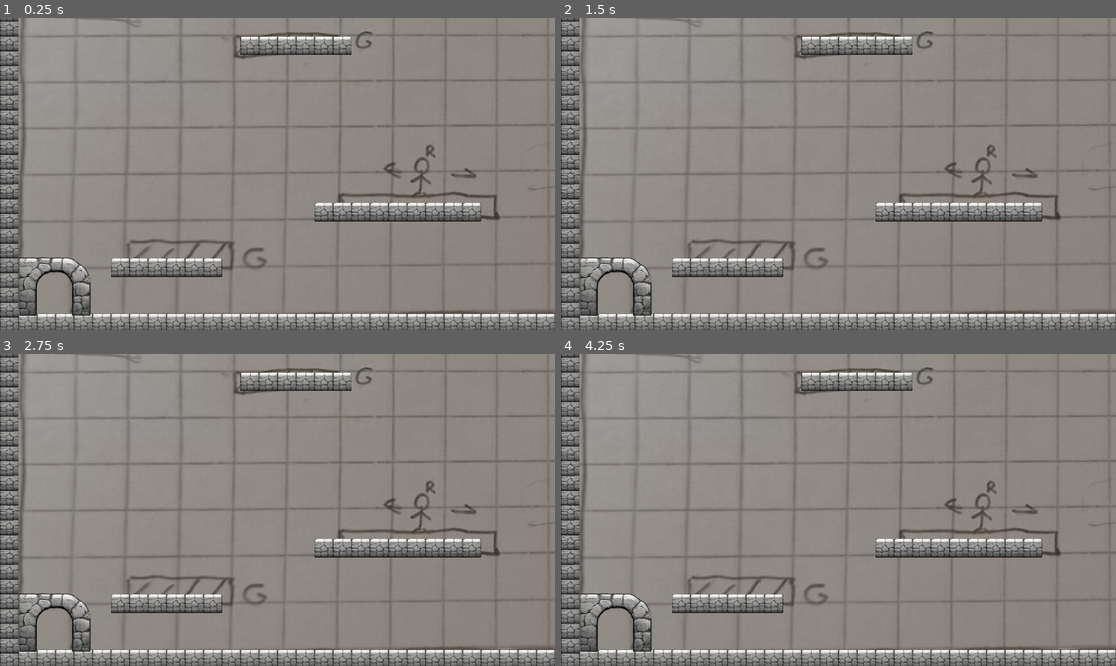
Above: before the commit, frames 1-4 (two rows, left to right).
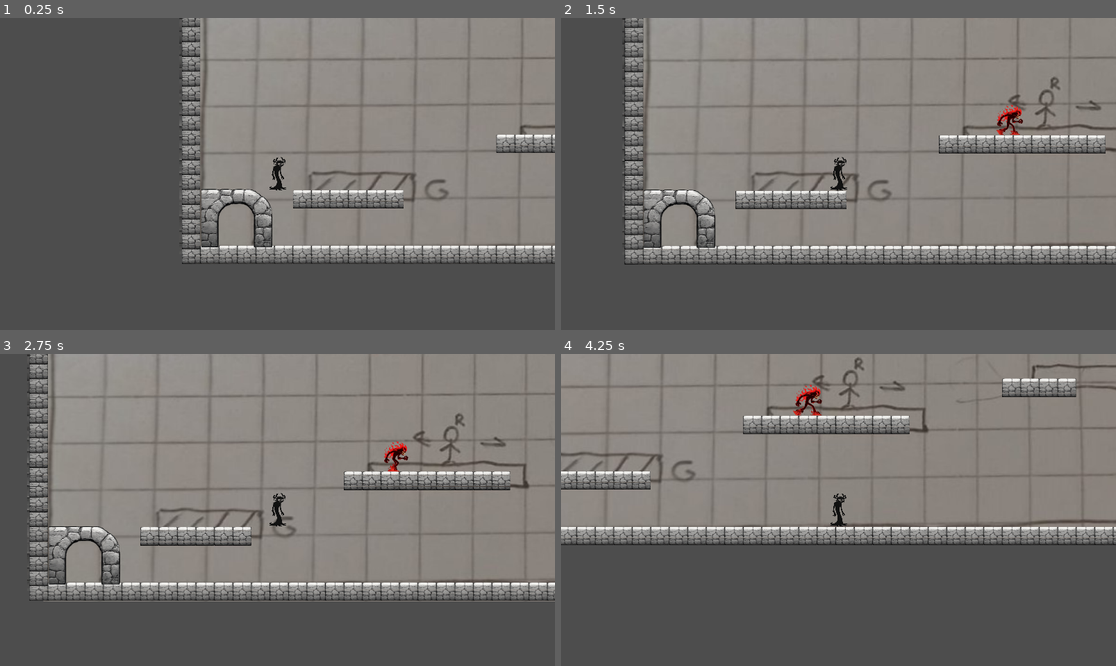
Above: after the commit, the same moments.

Repository: Luciosv/run-mask
Game: Godot game, scene res://scenes/tutorial.tscn
Two runs of this game, one before a commit and one after it. Both use one fixed random seed, a clock stepped at 60 frames per second and the inputs below. This scene is started directly instead of the project's main scene.
Inputs:
- Up to frame 1 (0.25 s): no input
- Up to frame 2 (1.5 s): hold Space (jump) 0.53-1.28 s; hold D (right) from 0.53 s (still down); tap K (blue_color) at 1.35 s
- Up to frame 3 (2.75 s): tap Space (jump) at 1.52, 1.55, 1.82 s; release D (right) at 2.03 s; hold A (left) from 2.03 s (still down); hold Space (jump) from 2.03 s (still down); tap L (green_color) at 2.1 s
- Up to frame 4 (4.25 s): release A (left) at 2.78 s; release Space (jump) at 2.78 s; hold D (right) from 2.78 s (still down); tap J (red_color) at 2.85 s; tap Space (jump) at 3.02, 3.05, 3.32 s; hold Space (jump) from 3.53 s (still down)

The runs differ from the first frame. In frame 1, 56% of the frame differs, in the area x 0-100%, y 0-100%; in frame 2, 43%; in frame 3, 39%; in frame 4, 50%.

Commit message:
agregue los enemigos y el jugador al primer nivel, los enemigos no estan terminados aun

Diff:
--- a/prefabs/player.tscn
+++ /dev/null
@@ -1,84 +0,0 @@
-[gd_scene format=3 uid="uid://djop12j4o3nes"]
-
-[ext_resource type="Texture2D" uid="uid://byweqxklmlwqs" path="res://art/Sprites/PlayerIDLE.png" id="1_4dohe"]
-[ext_resource type="Texture2D" uid="uid://cv3pej1pai8dx" path="res://art/Sprites/PlayerJump.png" id="2_r66lb"]
-
-[sub_resource type="AtlasTexture" id="AtlasTexture_rrkui"]
-atlas = ExtResource("1_4dohe")
-region = Rect2(0, 0, 177, 332)
-
-[sub_resource type="AtlasTexture" id="AtlasTexture_dov2i"]
-atlas = ExtResource("1_4dohe")
-region = Rect2(354, 0, 177, 332)
-
-[sub_resource type="AtlasTexture" id="AtlasTexture_duxst"]
-atlas = ExtResource("1_4dohe")
-region = Rect2(177, 0, 177, 332)
-
-[sub_resource type="AtlasTexture" id="AtlasTexture_pjdnx"]
-atlas = ExtResource("2_r66lb")
-region = Rect2(442, 0, 221, 278)
-
-[sub_resource type="AtlasTexture" id="AtlasTexture_afgh4"]
-atlas = ExtResource("2_r66lb")
-region = Rect2(221, 0, 221, 278)
-
-[sub_resource type="SpriteFrames" id="SpriteFrames_7w1e1"]
-animations = [{
-"frames": [{
-"duration": 2.0,
-"texture": SubResource("AtlasTexture_rrkui")
-}, {
-"duration": 1.0,
-"texture": SubResource("AtlasTexture_dov2i")
-}, {
-"duration": 1.0,
-"texture": SubResource("AtlasTexture_duxst")
-}],
-"loop": true,
-"name": &"Idle",
-"speed": 5.0
-}, {
-"frames": [{
-"duration": 1.0,
-"texture": SubResource("AtlasTexture_pjdnx")
-}],
-"loop": true,
-"name": &"Jump_down",
-"speed": 5.0
-}, {
-"frames": [{
-"duration": 1.0,
-"texture": SubResource("AtlasTexture_dov2i")
-}, {
-"duration": 1.0,
-"texture": SubResource("AtlasTexture_duxst")
-}],
-"loop": false,
-"name": &"Jump_end",
-"speed": 5.0
-}, {
-"frames": [{
-"duration": 1.0,
-"texture": SubResource("AtlasTexture_rrkui")
-}, {
-"duration": 1.0,
-"texture": SubResource("AtlasTexture_dov2i")
-}],
-"loop": false,
-"name": &"Jump_start",
-"speed": 5.0
-}, {
-"frames": [{
-"duration": 1.0,
-"texture": SubResource("AtlasTexture_afgh4")
-}],
-"loop": true,
-"name": &"Jump_up",
-"speed": 5.0
-}]
-
-[node name="Animations" type="AnimatedSprite2D" unique_id=1606225793]
-scale = Vector2(0.12217506, 0.12217506)
-sprite_frames = SubResource("SpriteFrames_7w1e1")
-animation = &"Idle"
--- a/scenes/Enemies/blue_enemy.tscn
+++ b/scenes/Enemies/blue_enemy.tscn
@@ -73,16 +73,15 @@
 }]
 
 [sub_resource type="CircleShape2D" id="CircleShape2D_k5bnt"]
-radius = 16.0
+radius = 100.97524
 
 [sub_resource type="CircleShape2D" id="CircleShape2D_7daao"]
-radius = 178.71765
+radius = 557.02246
 
 [node name="BlueEnemy" type="CharacterBody2D" unique_id=2087932859]
 script = ExtResource("1_k5bnt")
 
 [node name="Sprite" type="AnimatedSprite2D" parent="." unique_id=1567321002]
-scale = Vector2(0.17718251, 0.17718251)
 sprite_frames = SubResource("SpriteFrames_gduht")
 animation = &"BlueIDLE"
 autoplay = "BlueIDLE"
--- /dev/null
+++ b/scenes/Enemies/green_enemy.tscn
@@ -0,0 +1,53 @@
+[gd_scene format=3 uid="uid://cuo7aerv44sdf"]
+
+[ext_resource type="Script" uid="uid://dpjthhh4wcmio" path="res://scripts/enemy/green_enemy.gd" id="1_g42tt"]
+[ext_resource type="Texture2D" uid="uid://cjfejhgapom6g" path="res://art/Sprites/Diseño sin título (9).png" id="2_0anm6"]
+
+[sub_resource type="CircleShape2D" id="CircleShape2D_g4vm1"]
+radius = 57.07889
+
+[sub_resource type="AtlasTexture" id="AtlasTexture_fqoqr"]
+atlas = ExtResource("2_0anm6")
+region = Rect2(0, 0, 171, 178)
+
+[sub_resource type="AtlasTexture" id="AtlasTexture_58gos"]
+atlas = ExtResource("2_0anm6")
+region = Rect2(171, 0, 171, 178)
+
+[sub_resource type="AtlasTexture" id="AtlasTexture_yws75"]
+atlas = ExtResource("2_0anm6")
+region = Rect2(342, 0, 171, 178)
+
+[sub_resource type="SpriteFrames" id="SpriteFrames_ubi10"]
+animations = [{
+"frames": [{
+"duration": 1.0,
+"texture": SubResource("AtlasTexture_fqoqr")
+}, {
+"duration": 1.0,
+"texture": SubResource("AtlasTexture_58gos")
+}, {
+"duration": 1.0,
+"texture": SubResource("AtlasTexture_yws75")
+}],
+"loop": true,
+"name": &"idle",
+"speed": 5.0
+}]
+
+[node name="GreenEnemy" type="CharacterBody2D" unique_id=323755692]
+collision_layer = 2
+collision_mask = 4
+script = ExtResource("1_g42tt")
+color = 2
+
+[node name="CollisionShape2D" type="CollisionShape2D" parent="." unique_id=506972954]
+position = Vector2(0, 17)
+shape = SubResource("CircleShape2D_g4vm1")
+
+[node name="Sprite" type="AnimatedSprite2D" parent="." unique_id=251368456]
+sprite_frames = SubResource("SpriteFrames_ubi10")
+animation = &"idle"
+autoplay = "idle"
+frame = 1
+frame_progress = 0.54297674
--- a/scenes/Enemies/red_enemy.tscn
+++ b/scenes/Enemies/red_enemy.tscn
@@ -47,17 +47,17 @@
 }]
 
 [sub_resource type="CapsuleShape2D" id="CapsuleShape2D_dn13x"]
-radius = 12.0
-height = 38.0
+radius = 78.0
+height = 228.0
 
 [node name="RedEnemy" type="CharacterBody2D" unique_id=190207833]
 collision_layer = 2
-collision_mask = 5
+collision_mask = 4
+platform_floor_layers = 4294967044
 script = ExtResource("1_b823v")
 
 [node name="Sprite" type="AnimatedSprite2D" parent="." unique_id=1678906617]
 z_index = 1
-scale = Vector2(0.16517851, 0.1651785)
 sprite_frames = SubResource("SpriteFrames_b823v")
 animation = &"Walk"
 autoplay = "Walk"
--- a/scenes/PlayerPruebas.tscn
+++ b/scenes/PlayerPruebas.tscn
@@ -3195,18 +3195,10 @@
 
 [node name="Player" parent="." unique_id=234454025 instance=ExtResource("9_rmbnr")]
 position = Vector2(100.625015, 279.06253)
-maxSpeed = 300.0
-directionalSnap = true
-jumpHeight = 5.0
-gravityScale = 9.0
-terminalVelocity = 650.0
-coyoteTime = 0.12
-jumpBuffering = 0.12
-wallJump = true
-inputPauseAfterWallJump = 0.033
-dashType = 1
-dashLength = 2.0
-correctionAmount = 1.2
+max_speed = 300.0
+air_control = 1.2
+jump_height = 150.0
+fall_gravity_multiplier = 1.7
 
 [node name="RedEnemy" parent="." unique_id=190207833 instance=ExtResource("10_el1vc")]
 position = Vector2(283.12506, 90.62501)
--- a/scenes/player/player.tscn
+++ b/scenes/player/player.tscn
@@ -1,23 +1,52 @@
 [gd_scene format=3 uid="uid://bacgna3cdssj0"]
 
 [ext_resource type="Script" uid="uid://oeumuoecslfc" path="res://scripts/player/player.gd" id="1_dovo2"]
-[ext_resource type="Texture2D" uid="uid://dslgcgopyg55a" path="res://art/Sprites/RedEnemy.png" id="2_dovo2"]
+[ext_resource type="Texture2D" uid="uid://byweqxklmlwqs" path="res://art/Sprites/PlayerIDLE.png" id="2_dovo2"]
 
 [sub_resource type="CapsuleShape2D" id="CapsuleShape2D_gmlin"]
-radius = 7.0
-height = 36.0
+radius = 57.0
+height = 328.0
 
-[node name="Player" type="CharacterBody2D" unique_id=234454025 node_paths=PackedStringArray("PlayerSprite", "PlayerCollider")]
-collision_mask = 6
-platform_floor_layers = 4294967041
+[sub_resource type="AtlasTexture" id="AtlasTexture_gmlin"]
+atlas = ExtResource("2_dovo2")
+region = Rect2(0, 0, 177, 332)
+
+[sub_resource type="AtlasTexture" id="AtlasTexture_lvxji"]
+atlas = ExtResource("2_dovo2")
+region = Rect2(177, 0, 177, 332)
+
+[sub_resource type="AtlasTexture" id="AtlasTexture_p47bc"]
+atlas = ExtResource("2_dovo2")
+region = Rect2(354, 0, 177, 332)
+
+[sub_resource type="SpriteFrames" id="SpriteFrames_75vfm"]
+animations = [{
+"frames": [{
+"duration": 1.0,
+"texture": SubResource("AtlasTexture_gmlin")
+}, {
+"duration": 1.0,
+"texture": SubResource("AtlasTexture_lvxji")
+}, {
+"duration": 1.0,
+"texture": SubResource("AtlasTexture_p47bc")
+}],
+"loop": true,
+"name": &"idle",
+"speed": 5.0
+}]
+
+[node name="Player" type="CharacterBody2D" unique_id=234454025]
+collision_mask = 4
+platform_floor_layers = 4294967044
 script = ExtResource("1_dovo2")
-PlayerSprite = NodePath("Animations")
-PlayerCollider = NodePath("CollisionShape2D")
-jump = true
-idle = true
-falling = true
 
 [node name="CollisionShape2D" type="CollisionShape2D" parent="." unique_id=1426527528]
 shape = SubResource("CapsuleShape2D_gmlin")
 
-[node name="Animations" parent="." unique_id=1606225793 instance=ExtResource("2_dovo2")]
+[node name="AnimatedSprite2D" type="AnimatedSprite2D" parent="." unique_id=1921289559]
+sprite_frames = SubResource("SpriteFrames_75vfm")
+animation = &"idle"
+autoplay = "idle"
+
+[node name="Camera2D" type="Camera2D" parent="." unique_id=262931435]
--- a/scenes/tutorial.tscn
+++ b/scenes/tutorial.tscn
@@ -1,9 +1,13 @@
-[gd_scene format=4 uid="uid://d2v6l2ipof00o"]
+[gd_scene format=4 uid="uid://c2mr650v1wblg"]
 
 [ext_resource type="Texture2D" uid="uid://dt0ix3umnjfva" path="res://art/Sprites/Background.png" id="1_c13y7"]
 [ext_resource type="Texture2D" uid="uid://c8cjqfdjimce5" path="res://art/Sprites/TutorialBGGuide.jpeg" id="2_8ho6b"]
 [ext_resource type="Texture2D" uid="uid://okhyvt44jc76" path="res://art/Sprites/Block11.png" id="3_ph3nu"]
 [ext_resource type="Texture2D" uid="uid://14fdmvel5nm5" path="res://art/Sprites/Arc.png" id="4_4kmhl"]
+[ext_resource type="PackedScene" uid="uid://bacgna3cdssj0" path="res://scenes/player/player.tscn" id="5_cq4me"]
+[ext_resource type="PackedScene" uid="uid://dp20uee87x730" path="res://scenes/Enemies/red_enemy.tscn" id="6_6yjpi"]
+[ext_resource type="PackedScene" uid="uid://cuo7aerv44sdf" path="res://scenes/Enemies/green_enemy.tscn" id="7_ckvwl"]
+[ext_resource type="PackedScene" uid="uid://c2wwu61l344gc" path="res://scenes/Enemies/blue_enemy.tscn" id="8_nlqja"]
 
 [sub_resource type="TileSetAtlasSource" id="TileSetAtlasSource_8ho6b"]
 texture = ExtResource("1_c13y7")
@@ -4348,64 +4352,100 @@
 margins = Vector2i(2, 1)
 texture_region_size = Vector2i(16, 15)
 0:0/0 = 0
+0:0/0/physics_layer_0/polygon_0/points = PackedVector2Array(-8, -8, 8, -8, 8, 8, -8, 8)
 1:0/0 = 0
+1:0/0/physics_layer_0/polygon_0/points = PackedVector2Array(-8, -8, 8, -8, 8, 8, -8, 8)
 2:0/0 = 0
+2:0/0/physics_layer_0/polygon_0/points = PackedVector2Array(-8, -8, 8, -8, 8, 8, -8, 8)
 3:0/0 = 0
+3:0/0/physics_layer_0/polygon_0/points = PackedVector2Array(-8, -8, 8, -8, 8, 8, -8, 8)
 4:0/0 = 0
+4:0/0/physics_layer_0/polygon_0/points = PackedVector2Array(-8, -8, 8, -8, 8, 8, -8, 8)
 0:1/0 = 0
+0:1/0/physics_layer_0/polygon_0/points = PackedVector2Array(-8, -8, 8, -8, 8, 8, -8, 8)
 1:1/0 = 0
 2:1/0 = 0
 3:1/0 = 0
 4:1/0 = 0
+4:1/0/physics_layer_0/polygon_0/points = PackedVector2Array(-8, -8, 8, -8, 8, 8, -8, 8)
 0:2/0 = 0
+0:2/0/physics_layer_0/polygon_0/points = PackedVector2Array(-8, -8, 8, -8, 8, 8, -8, 8)
 1:2/0 = 0
 2:2/0 = 0
 3:2/0 = 0
 4:2/0 = 0
+4:2/0/physics_layer_0/polygon_0/points = PackedVector2Array(-8, -8, 8, -8, 8, 8, -8, 8)
 0:3/0 = 0
+0:3/0/physics_layer_0/polygon_0/points = PackedVector2Array(-8, -8, 8, -8, 8, 8, -8, 8)
 1:3/0 = 0
 2:3/0 = 0
 3:3/0 = 0
 4:3/0 = 0
+4:3/0/physics_layer_0/polygon_0/points = PackedVector2Array(-8, -8, 8, -8, 8, 8, -8, 8)
 0:4/0 = 0
+0:4/0/physics_layer_0/polygon_0/points = PackedVector2Array(-8, -8, 8, -8, 8, 8, -8, 8)
 1:4/0 = 0
+1:4/0/physics_layer_0/polygon_0/points = PackedVector2Array(-8, -8, 8, -8, 8, 8, -8, 8)
 2:4/0 = 0
+2:4/0/physics_layer_0/polygon_0/points = PackedVector2Array(-8, -8, 8, -8, 8, 8, -8, 8)
 3:4/0 = 0
+3:4/0/physics_layer_0/polygon_0/points = PackedVector2Array(-8, -8, 8, -8, 8, 8, -8, 8)
 4:4/0 = 0
+4:4/0/physics_layer_0/polygon_0/points = PackedVector2Array(-8, -8, 8, -8, 8, 8, -8, 8)
 
 [sub_resource type="TileSet" id="TileSet_cq4me"]
+physics_layer_0/collision_layer = 4
+physics_layer_0/collision_mask = 3
 sources/0 = SubResource("TileSetAtlasSource_4kmhl")
 
 [sub_resource type="TileSetAtlasSource" id="TileSetAtlasSource_6yjpi"]
 texture = ExtResource("3_ph3nu")
 texture_region_size = Vector2i(16, 15)
 0:0/0 = 0
+0:0/0/physics_layer_0/polygon_0/points = PackedVector2Array(-8, -8, 8, -8, 8, 8, -8, 8)
 1:0/0 = 0
+1:0/0/physics_layer_0/polygon_0/points = PackedVector2Array(-8, -8, 8, -8, 8, 8, -8, 8)
 2:0/0 = 0
+2:0/0/physics_layer_0/polygon_0/points = PackedVector2Array(-8, -8, 8, -8, 8, 8, -8, 8)
 3:0/0 = 0
+3:0/0/physics_layer_0/polygon_0/points = PackedVector2Array(-8, -8, 8, -8, 8, 8, -8, 8)
 4:0/0 = 0
+4:0/0/physics_layer_0/polygon_0/points = PackedVector2Array(-8, -8, 8, -8, 8, 8, -8, 8)
 0:1/0 = 0
+0:1/0/physics_layer_0/polygon_0/points = PackedVector2Array(-8, -8, 8, -8, 8, 8, -8, 8)
 1:1/0 = 0
 2:1/0 = 0
 3:1/0 = 0
 4:1/0 = 0
+4:1/0/physics_layer_0/polygon_0/points = PackedVector2Array(-8, -8, 8, -8, 8, 8, -8, 8)
 0:2/0 = 0
+0:2/0/physics_layer_0/polygon_0/points = PackedVector2Array(-8, -8, 8, -8, 8, 8, -8, 8)
 1:2/0 = 0
 2:2/0 = 0
 3:2/0 = 0
 4:2/0 = 0
+4:2/0/physics_layer_0/polygon_0/points = PackedVector2Array(-8, -8, 8, -8, 8, 8, -8, 8)
 0:3/0 = 0
+0:3/0/physics_layer_0/polygon_0/points = PackedVector2Array(-8, -8, 8, -8, 8, 8, -8, 8)
 1:3/0 = 0
 2:3/0 = 0
 3:3/0 = 0
 4:3/0 = 0
+4:3/0/physics_layer_0/polygon_0/points = PackedVector2Array(-8, -8, 8, -8, 8, 8, -8, 8)
 0:4/0 = 0
+0:4/0/physics_layer_0/polygon_0/points = PackedVector2Array(-8, -8, 8, -8, 8, 8, -8, 8)
 1:4/0 = 0
+1:4/0/physics_layer_0/polygon_0/points = PackedVector2Array(-8, -8, 8, -8, 8, 8, -8, 8)
 2:4/0 = 0
+2:4/0/physics_layer_0/polygon_0/points = PackedVector2Array(-8, -8, 8, -8, 8, 8, -8, 8)
 3:4/0 = 0
+3:4/0/physics_layer_0/polygon_0/points = PackedVector2Array(-8, -8, 8, -8, 8, 8, -8, 8)
 4:4/0 = 0
+4:4/0/physics_layer_0/polygon_0/points = PackedVector2Array(-8, -8, 8, -8, 8, 8, -8, 8)
 
 [sub_resource type="TileSet" id="TileSet_gbqnl"]
+physics_layer_0/collision_layer = 4
+physics_layer_0/collision_mask = 3
 sources/0 = SubResource("TileSetAtlasSource_6yjpi")
 
 [sub_resource type="TileSetAtlasSource" id="TileSetAtlasSource_ckvwl"]
@@ -4414,32 +4454,50 @@
 separation = Vector2i(1, 0)
 texture_region_size = Vector2i(16, 15)
 0:0/0 = 0
+0:0/0/physics_layer_0/polygon_0/points = PackedVector2Array(-8, -8, 8, -8, 8, 8, -8, 8)
 1:0/0 = 0
+1:0/0/physics_layer_0/polygon_0/points = PackedVector2Array(-8, -8, 8, -8, 8, 8, -8, 8)
 2:0/0 = 0
+2:0/0/physics_layer_0/polygon_0/points = PackedVector2Array(-8, -8, 8, -8, 8, 8, -8, 8)
 3:0/0 = 0
+3:0/0/physics_layer_0/polygon_0/points = PackedVector2Array(-8, -8, 8, -8, 8, 8, -8, 8)
 4:0/0 = 0
+4:0/0/physics_layer_0/polygon_0/points = PackedVector2Array(-8, -8, 8, -8, 8, 8, -8, 8)
 0:1/0 = 0
+0:1/0/physics_layer_0/polygon_0/points = PackedVector2Array(-8, -8, 8, -8, 8, 8, -8, 8)
 1:1/0 = 0
 2:1/0 = 0
 3:1/0 = 0
 4:1/0 = 0
+4:1/0/physics_layer_0/polygon_0/points = PackedVector2Array(-8, -8, 8, -8, 8, 8, -8, 8)
 0:2/0 = 0
+0:2/0/physics_layer_0/polygon_0/points = PackedVector2Array(-8, -8, 8, -8, 8, 8, -8, 8)
 1:2/0 = 0
 2:2/0 = 0
 3:2/0 = 0
 4:2/0 = 0
+4:2/0/physics_layer_0/polygon_0/points = PackedVector2Array(-8, -8, 8, -8, 8, 8, -8, 8)
 0:3/0 = 0
+0:3/0/physics_layer_0/polygon_0/points = PackedVector2Array(-8, -8, 8, -8, 8, 8, -8, 8)
 1:3/0 = 0
 2:3/0 = 0
 3:3/0 = 0
 4:3/0 = 0
+4:3/0/physics_layer_0/polygon_0/points = PackedVector2Array(-8, -8, 8, -8, 8, 8, -8, 8)
 0:4/0 = 0
+0:4/0/physics_layer_0/polygon_0/points = PackedVector2Array(-8, -8, 8, -8, 8, 8, -8, 8)
 1:4/0 = 0
+1:4/0/physics_layer_0/polygon_0/points = PackedVector2Array(-8, -8, 8, -8, 8, 8, -8, 8)
 2:4/0 = 0
+2:4/0/physics_layer_0/polygon_0/points = PackedVector2Array(-8, -8, 8, -8, 8, 8, -8, 8)
 3:4/0 = 0
+3:4/0/physics_layer_0/polygon_0/points = PackedVector2Array(-8, -8, 8, -8, 8, 8, -8, 8)
 4:4/0 = 0
+4:4/0/physics_layer_0/polygon_0/points = PackedVector2Array(-8, -8, 8, -8, 8, 8, -8, 8)
 
 [sub_resource type="TileSet" id="TileSet_nlqja"]
+physics_layer_0/collision_layer = 4
+physics_layer_0/collision_mask = 3
 sources/0 = SubResource("TileSetAtlasSource_ckvwl")
 
 [sub_resource type="TileSetAtlasSource" id="TileSetAtlasSource_0epgs"]
@@ -4447,32 +4505,50 @@
 margins = Vector2i(2, 1)
 texture_region_size = Vector2i(16, 15)
 0:0/0 = 0
+0:0/0/physics_layer_0/polygon_0/points = PackedVector2Array(-8, -8, 8, -8, 8, 8, -8, 8)
 1:0/0 = 0
+1:0/0/physics_layer_0/polygon_0/points = PackedVector2Array(-8, -8, 8, -8, 8, 8, -8, 8)
 2:0/0 = 0
+2:0/0/physics_layer_0/polygon_0/points = PackedVector2Array(-8, -8, 8, -8, 8, 8, -8, 8)
 3:0/0 = 0
+3:0/0/physics_layer_0/polygon_0/points = PackedVector2Array(-8, -8, 8, -8, 8, 8, -8, 8)
 4:0/0 = 0
+4:0/0/physics_layer_0/polygon_0/points = PackedVector2Array(-8, -8, 8, -8, 8, 8, -8, 8)
 0:1/0 = 0
+0:1/0/physics_layer_0/polygon_0/points = PackedVector2Array(-8, -8, 8, -8, 8, 8, -8, 8)
 1:1/0 = 0
 2:1/0 = 0
 3:1/0 = 0
 4:1/0 = 0
+4:1/0/physics_layer_0/polygon_0/points = PackedVector2Array(-8, -8, 8, -8, 8, 8, -8, 8)
 0:2/0 = 0
+0:2/0/physics_layer_0/polygon_0/points = PackedVector2Array(-8, -8, 8, -8, 8, 8, -8, 8)
 1:2/0 = 0
 2:2/0 = 0
 3:2/0 = 0
 4:2/0 = 0
+4:2/0/physics_layer_0/polygon_0/points = PackedVector2Array(-8, -8, 8, -8, 8, 8, -8, 8)
 0:3/0 = 0
+0:3/0/physics_layer_0/polygon_0/points = PackedVector2Array(-8, -8, 8, -8, 8, 8, -8, 8)
 1:3/0 = 0
 2:3/0 = 0
 3:3/0 = 0
 4:3/0 = 0
+4:3/0/physics_layer_0/polygon_0/points = PackedVector2Array(-8, -8, 8, -8, 8, 8, -8, 8)
 0:4/0 = 0
+0:4/0/physics_layer_0/polygon_0/points = PackedVector2Array(-8, -8, 8, -8, 8, 8, -8, 8)
 1:4/0 = 0
+1:4/0/physics_layer_0/polygon_0/points = PackedVector2Array(-8, -8, 8, -8, 8, 8, -8, 8)
 2:4/0 = 0
+2:4/0/physics_layer_0/polygon_0/points = PackedVector2Array(-8, -8, 8, -8, 8, 8, -8, 8)
 3:4/0 = 0
+3:4/0/physics_layer_0/polygon_0/points = PackedVector2Array(-8, -8, 8, -8, 8, 8, -8, 8)
 4:4/0 = 0
+4:4/0/physics_layer_0/polygon_0/points = PackedVector2Array(-8, -8, 8, -8, 8, 8, -8, 8)
 
 [sub_resource type="TileSet" id="TileSet_g2equ"]
+physics_layer_0/collision_layer = 4
+physics_layer_0/collision_mask = 3
 sources/0 = SubResource("TileSetAtlasSource_0epgs")
 
 [sub_resource type="TileSetAtlasSource" id="TileSetAtlasSource_cq4me"]
@@ -4556,7 +4632,6 @@
 [node name="Scene" type="Node2D" parent="." unique_id=1266879330]
 
 [node name="Background" type="TileMapLayer" parent="Scene" unique_id=1028799307]
-visible = false
 scale = Vector2(2, 2)
 tile_map_data = PackedByteArray("AAAcAAgAAAAAAAAAAAAcABgAAAAAAAAAADBVABgAAAAAAAAAACBVAAgAAAAAAAAAAAAcAPj/AAAAAAAAABBVAPj/AAAAAAAAADA=")
 tile_set = SubResource("TileSet_ph3nu")
@@ -4594,3 +4669,35 @@
 scale = Vector2(1.4, 1.4)
 tile_map_data = PackedByteArray("AAAMACUAAAABAAAAABALACUAAAACAAAAABAKACUAAAADAAAAABAJACUAAAAEAAAAABAIACUAAAAFAAAAABAHAC …(2160 unchanged characters)…
 tile_set = SubResource("TileSet_6yjpi")
+
+[node name="Player" parent="." unique_id=234454025 instance=ExtResource("5_cq4me")]
+position = Vector2(331, 636)
+scale = Vector2(0.35, 0.35)
+max_speed = 550.0
+acceleration = 2000.0
+deceleration = 2500.0
+air_control = 1.5
+jump_height = 250.0
+fall_gravity_multiplier = 1.4
+
+[node name="Enemies" type="Node2D" parent="." unique_id=101273891]
+
+[node name="RedEnemy" parent="Enemies" unique_id=190207833 instance=ExtResource("6_6yjpi")]
+position = Vector2(1367, 585)
+scale = Vector2(0.5, 0.5)
+
+[node name="RedEnemy2" parent="Enemies" unique_id=1231931175 instance=ExtResource("6_6yjpi")]
+position = Vector2(1789, -311)
+scale = Vector2(0.5, 0.5)
+
+[node name="GreenEnemy" parent="Enemies" unique_id=323755692 instance=ExtResource("7_ckvwl")]
+position = Vector2(2856, 90)
+scale = Vector2(0.6, 0.6)
+
+[node name="GreenEnemy2" parent="Enemies" unique_id=2082776006 instance=ExtResource("7_ckvwl")]
+position = Vector2(3140, -775)
+scale = Vector2(0.6, 0.6)
+
+[node name="BlueEnemy" parent="Enemies" unique_id=2087932859 instance=ExtResource("8_nlqja")]
+position = Vector2(1525, -892.99994)
+scale = Vector2(0.4, 0.4)
--- /dev/null
+++ b/scripts/enemy/green_enemy.gd
@@ -0,0 +1,10 @@
+extends Enemy
+
+@export var swing_angle := 20.0 # grados máximos
+@export var swing_speed := 2.0  # velocidad del balanceo
+
+var time := 0.0
+
+func _process(delta):
+	time += delta
+	rotation = deg_to_rad(swing_angle) * sin(time * swing_speed)
--- a/scripts/player/player.gd
+++ b/scripts/player/player.gd
@@ -1 +1,124 @@
-class_name Player extends PlatformerController2D
+class_name Player extends CharacterBody2D
+
+# =========================
+# === MOVIMIENTO ==========
+# =========================
+@export_category("Movement")
+@export var max_speed := 180.0
+@export var acceleration := 1200.0
+@export var deceleration := 1600.0
+@export var air_control := 0.8
+
+
+# =========================
+# === SALTO ===============
+# =========================
+@export_category("Jump")
+@export var jump_height := 96.0              # unidades del mundo (ej: 3 tiles de 32)
+@export var jump_time_to_peak := 0.4         # segundos
+@export var fall_gravity_multiplier := 1.6
+@export var low_jump_multiplier := 2.2
+
+
+# =========================
+# === PERDÓN AL JUGADOR ===
+# =========================
+@export_category("Forgiveness")
+@export var coyote_time := 0.12
+@export var jump_buffer_time := 0.12
+
+
+# =========================
+# === VARIABLES INTERNAS ==
+# =========================
+var gravity := 0.0
+var jump_velocity := 0.0
+
+var coyote_timer := 0.0
+var jump_buffer_timer := 0.0
+
+
+# =========================
+# === READY ===============
+# =========================
+func _ready() -> void:
+	# Matemática del salto (esto es CLAVE)
+	gravity = (2.0 * jump_height) / pow(jump_time_to_peak, 2)
+	jump_velocity = gravity * jump_time_to_peak
+
+
+# =========================
+# === PHYSICS PROCESS =====
+# =========================
+func _physics_process(delta: float) -> void:
+	_handle_timers(delta)
+	_handle_horizontal(delta)
+	_handle_jump()
+	_apply_gravity(delta)
+
+	move_and_slide()
+
+
+# =========================
+# === MOVIMIENTO HORIZONTAL
+# =========================
+func _handle_horizontal(delta: float) -> void:
+	var input := Input.get_axis("left", "right")
+	var target_speed := input * max_speed
+
+	var accel := acceleration
+	if not is_on_floor():
+		accel *= air_control
+
+	if input != 0:
+		velocity.x = move_toward(velocity.x, target_speed, accel * delta)
+	else:
+		velocity.x = move_toward(velocity.x, 0, deceleration * delta)
+
+
+# =========================
+# === SALTO ===============
+# =========================
+func _handle_jump() -> void:
+	if Input.is_action_just_pressed("jump"):
+		jump_buffer_timer = jump_buffer_time
+
+	if jump_buffer_timer > 0 and coyote_timer > 0:
+		_do_jump()
+
+
+func _do_jump() -> void:
+	velocity.y = -jump_velocity
+	jump_buffer_timer = 0
+	coyote_timer = 0
+
+
+# =========================
+# === GRAVEDAD ============
+# =========================
+func _apply_gravity(delta: float) -> void:
+	if is_on_floor():
+		coyote_timer = coyote_time
+	else:
+		var applied_gravity := gravity
+
+		# Cayendo → más pesado
+		if velocity.y > 0:
+			applied_gravity *= fall_gravity_multiplier
+
+		# Subiendo pero soltó salto → corte natural
+		elif velocity.y < 0 and not Input.is_action_pressed("jump"):
+			applied_gravity *= low_jump_multiplier
+
+		velocity.y += applied_gravity * delta
+
+
+# =========================
+# === TIMERS ==============
+# =========================
+func _handle_timers(delta: float) -> void:
+	if coyote_timer > 0:
+		coyote_timer -= delta
+
+	if jump_buffer_timer > 0:
+		jump_buffer_timer -= delta
Not shown: 1 places in scenes/PlayerPruebas.tscn that only renumber resources
Not shown, added: scripts/enemy/green_enemy.gd.uid
